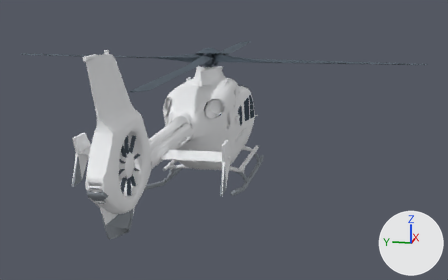
The glTF model fixtures/aircraft/a139-0.glb, before and after one commit.
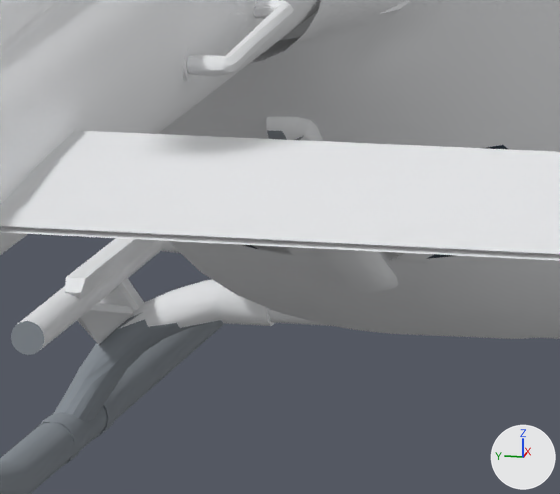
Old and new are each drawn whole from a camera (50 mm lens) standing at (-18.68, -4.53, 6.95) and looking at (-0.04, -0.8, 2.29) and again close up on the part from 36% to 48% of the width and 49% to 66% of the height. Arrows for +X, +Y and +Z are at lower right; the lights stay in place. The older version's two pictures come first. Where no turn or scale is listed for an object, it has been applied to the vertices. Vertices at exactly the same position are counted once.

Script lines for the objects in view, before the commit:
```python
me_mesh_1 = bpy.data.meshes.new('Mesh_1')
me_mesh_1.from_pydata(...)  # 1586 vertices, 2768 faces; spans x -8.35..6.59, y -1.84..1.83, z 0.34..3.33
me_mesh_1.materials.append(mat_c8c939a)  # grey #8c939a
me_mesh_4 = bpy.data.meshes.new('Mesh_4')
me_mesh_4.from_pydata(...)  # 5329 vertices, 8850 faces; spans x -8.35..6.3, y -1.87..1.87, z 0.87..5.77
me_mesh_4.materials.append(mat_hull)  # white #f0f1f3
ob_c8c939a = bpy.data.objects.new('c8c939a', me_mesh_1)
ob_c8c939a.location = (0.0, 0.0, 0.0)
ob_hull = bpy.data.objects.new('hull', me_mesh_4)
ob_hull.location = (0.0, 0.0, 0.0)
```
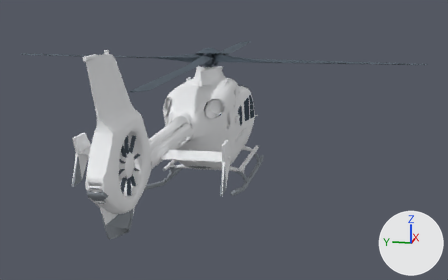
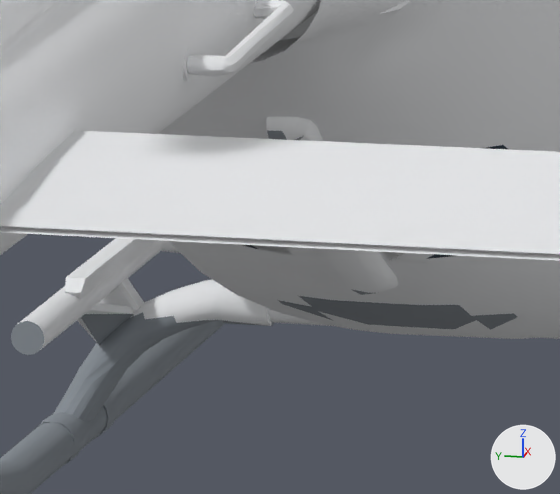
Location of each change, [x1, y1, x2, y2] in pixels of the close-ups (560 x 494 px; the box of a moved part takes in the faces that stretch with it):
part 1 of me_mesh_1, added: after [278, 296, 517, 330]
part 2 of me_mesh_1, reshaped: before [85, 320, 205, 379]; after [81, 289, 372, 379]
part 3 of me_mesh_4, moved or reshaped: before [120, 85, 560, 336]; after [147, 1, 560, 339]

The edits, one by one:
me_mesh_1 is used by ob_c8c939a; location (0.0, 0.0, 0.0).
me_mesh_1 had 1586 vertices, 2768 faces and spanned x -8.35..6.59, y -1.84..1.83, z 0.34..3.33.
me_mesh_1 now has 1608 vertices, 2783 faces and spans x -8.35..6.59, y -1.84..1.83, z 0.34..3.33.
me_mesh_1 part 1: a new loose piece of 20 vertices spanning x -0.31..0.15, y -0.38..0.37, z 1.26..1.46, in mat_c8c939a (grey #8c939a).
me_mesh_1 part 2: 1 vertex moved from x 0.99, y -0.99, z 0.95 to x 0.99, y -0.91, z 0.98; 7 vertices removed from x 0.97..1.12, y -1.1..1.08, z 0.95..0.97; 62 vertices added at x -0.64..1.12, y -1.24..1.23, z 0.9..1.6.
Other edits to the shape of me_mesh_1 do not show in these pictures.
me_mesh_4 is used by ob_hull; location (0.0, 0.0, 0.0).
me_mesh_4 had 5329 vertices, 8850 faces and spanned x -8.35..6.3, y -1.87..1.87, z 0.87..5.77.
me_mesh_4 now has 5328 vertices, 8832 faces and spans x -8.35..6.39, y -1.87..1.87, z 0.87..5.77.
me_mesh_4 part 3: 3 vertices moved from x 1.81..6.01, y 0.12..1.05, z 1.6..2.8 to x 1.81..6.02, y 0.14..1.04, z 1.61..2.88; 73 vertices removed from x -0.78..6.16, y -1.2..1.2, z 0.93..3.81; 68 vertices added at x -3.05..6.39, y -1.01..1.02, z 0.98..3.84.
Other edits to the shape of me_mesh_4 do not show in these pictures.
